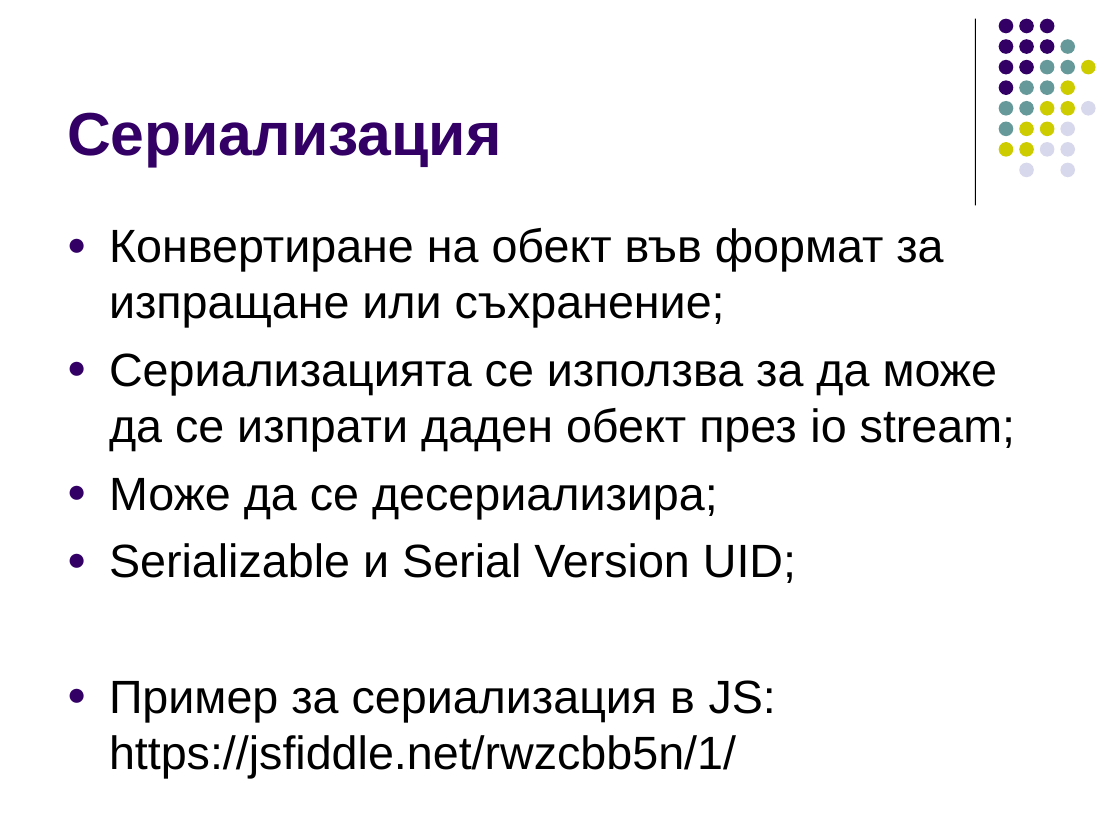
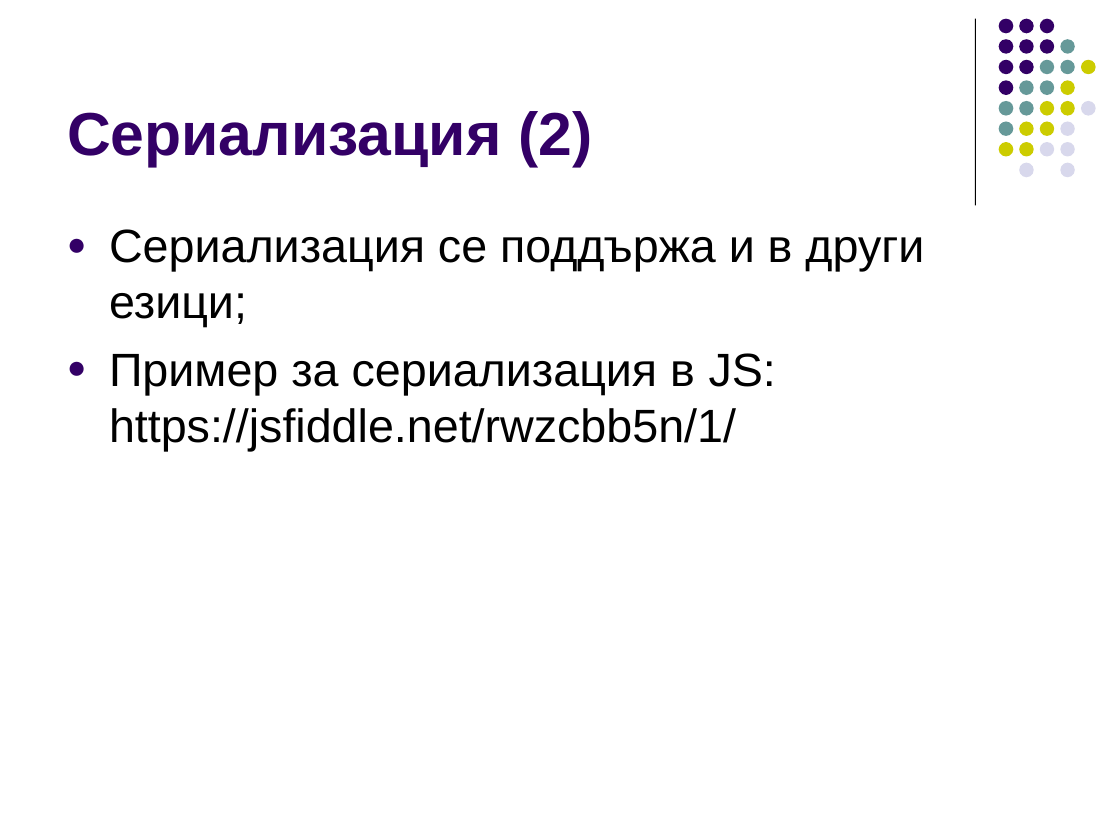
Before and after one commit to ivorusev/startup-factory-java-course, a slide deck: slide 3 of slides/5-Serialization+Maven.ppt (slide 12 before the commit). Drawn at 1120x840 pixels with LibreOffice and Linux fonts; fonts in the diff are those of the drawing. Boxes give left, top, right and bottom in pixels: in the first picture for what was removed or moved away, otherwise in the second. Text is boxed around its words. In the diff, an @@ line names an element or a change of style, - is before the commit and + after.

Commit message:
Added slides for serialization and maven, added empty hw file.

```diff
--- a/slides/5-Serialization+Maven.ppt
+++ b/slides/5-Serialization+Maven.ppt
@@ title at box(67, 111, 592, 167): text changed @@
-Сериализация
+Сериализация (2)
@@ text at box(109, 229, 924, 327): text changed @@
-● Конвертиране на обект във формат за изпращане или съхранение;
-● Сериализацията се използва за да може да се изпрати даден обект през io stream;
-● Може да се десериализира;
-● Serializable и Serial Version UID;
+● Сериализация се поддържа и в други езици;
```
Also in this commit, not shown: 2 other slides changed, 6 slides added, 9 slides removed, 1 other file.
